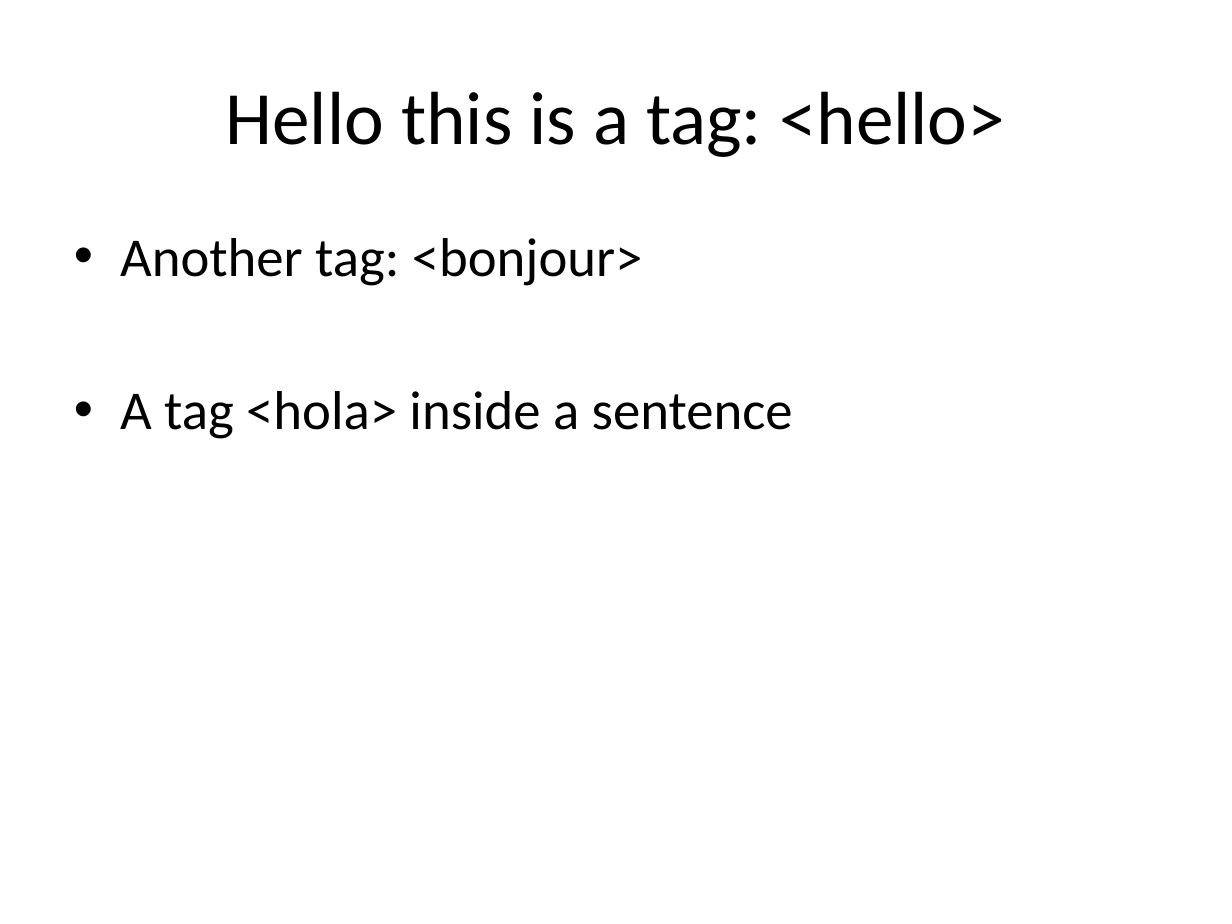
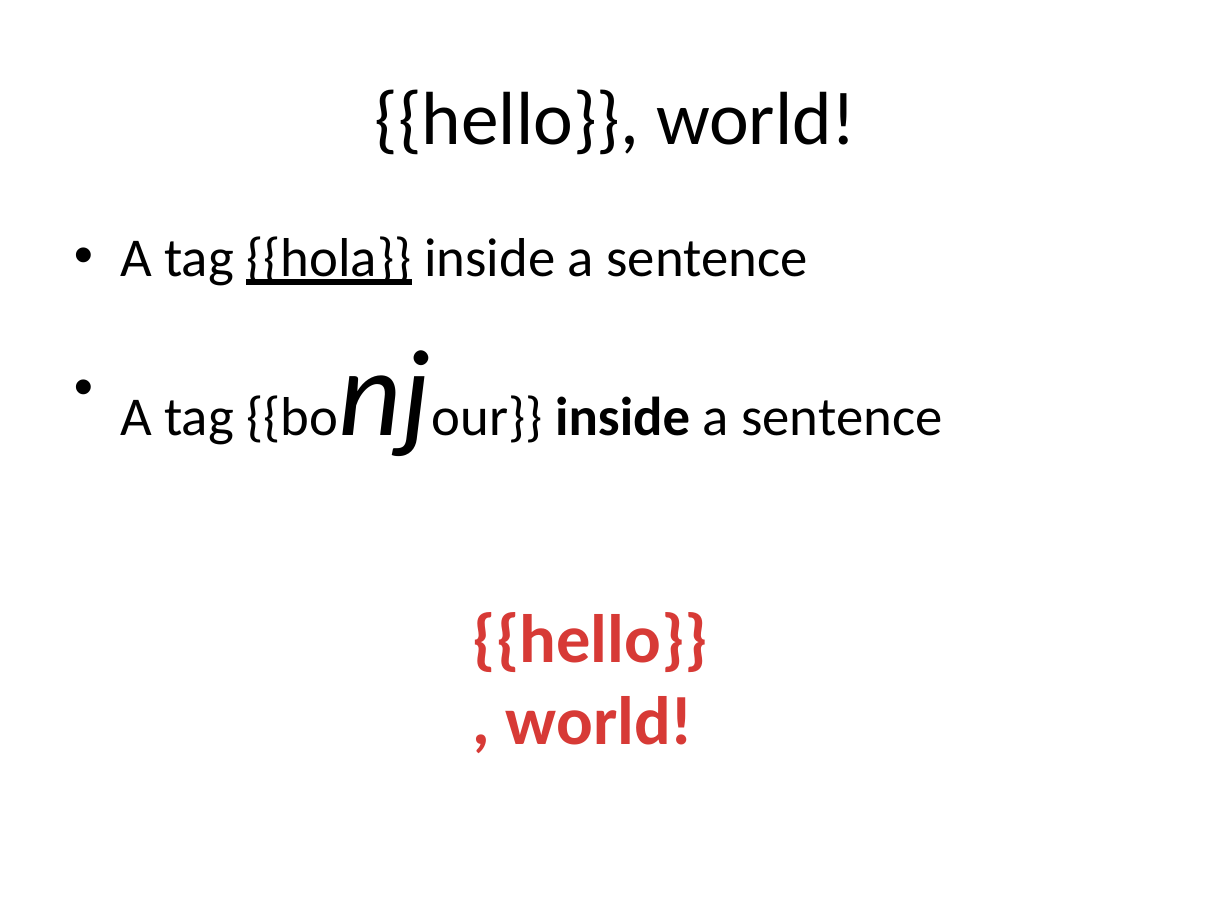
Before and after one commit to tkrotoff/PptxTemplater, a slide deck: slide 2 of PptxTemplating.Tests/files/ReplaceTagInSlide.pptx. Drawn at 1232x924 pixels with LibreOffice and Linux fonts; fonts in the diff are those of the drawing. Boxes give left, top, right and bottom in pixels: in the first picture for what was removed or moved away, otherwise in the second. Text is boxed around its words. In the diff, an @@ line names an element or a change of style, - is before the commit and + after.

```diff
--- a/PptxTemplating.Tests/files/ReplaceTagInSlide.pptx
+++ b/PptxTemplating.Tests/files/ReplaceTagInSlide.pptx
@@ title at [375,89,856,155]: text changed @@
-Hello this is a tag: <hello>
+{{hello}}, world!
@@ text at [120,236,942,445]: text changed @@
-• Another tag: <bonjour>
-• A tag <hola> inside a sentence
+• A tag {{hola}} inside a sentence
+• A tag {{bonjour}} inside a sentence
@@ text added at [473,612,708,745], 40 pt, text none, bold @@
+{{hello}}, world!
```
Also in this commit, not shown: 1 other file.
